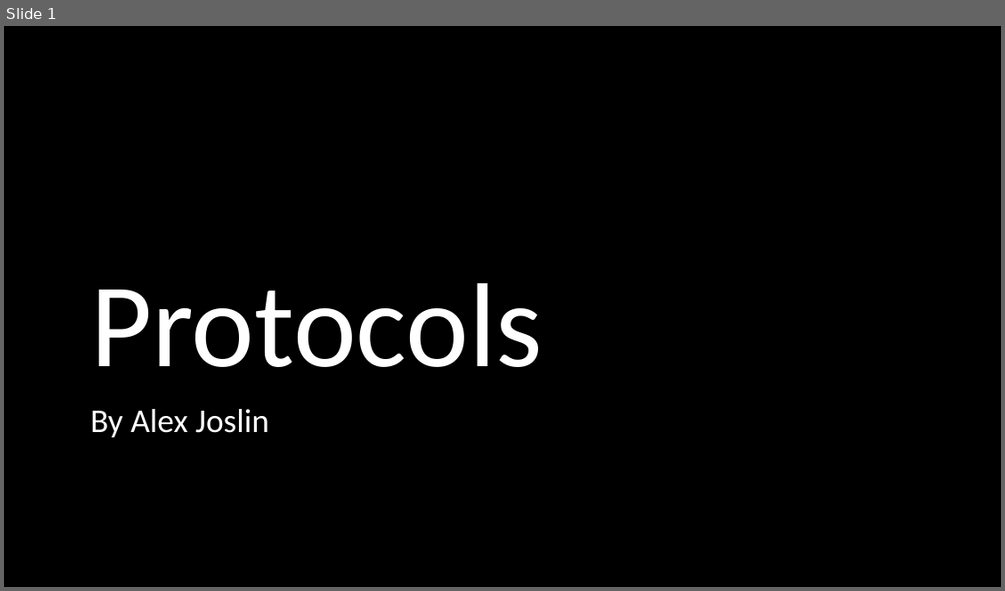
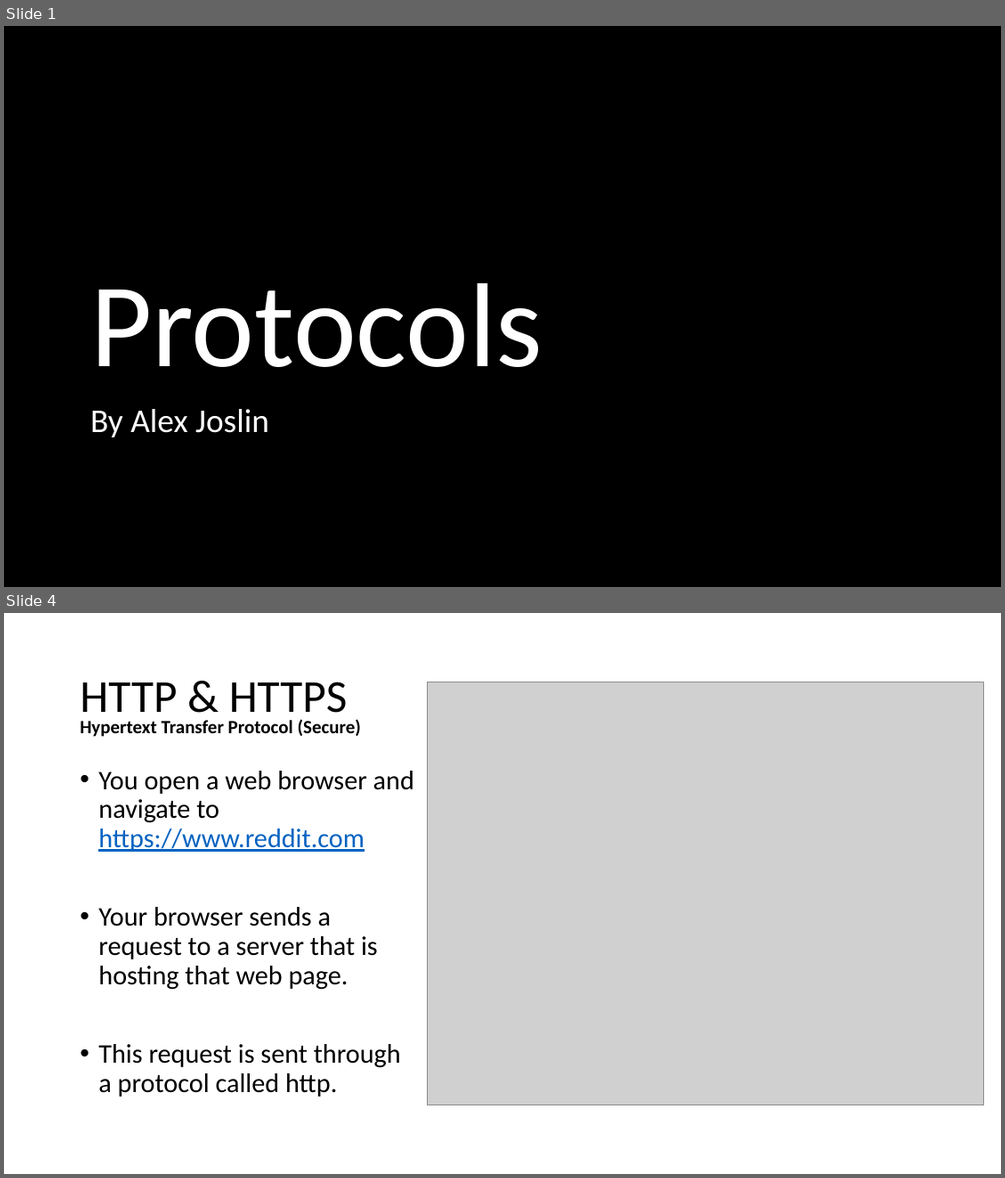
Before and after one commit to echoaj/TCS_PowerPoints, a slide deck: PowerPoints/Protocols.pptx. Shown one above the other, each under a label of ours: slide 1 before the commit, slides 1 and 4 after it; the slides between them are not shown. The pictures are 1005x591 and 1005x1178 pixels, drawn with LibreOffice and Linux fonts; fonts in the diff are those of the drawing; grey boxes stand for pictures; background and template pictures are left out. Boxes give left, top, right and bottom in pixels: in the first picture for what was removed or moved away, otherwise in the second. Text is boxed around its words. In the diff, an @@ line names an element or a change of style, - is before the commit and + after.

Commit message:
Added to protocols ppt

```diff
--- a/PowerPoints/Protocols.pptx
+++ b/PowerPoints/Protocols.pptx
@@ slide 4 added at [4,613,1001,1174], background #FFFFFF @@
@@ title added at [80,682,348,722], 44 pt, text #000000 @@
+HTTP & HTTPS
@@ picture added at [428,682,984,1104] @@
@@ text added at [80,719,361,737], 18 pt, text #000000, bold @@
+Hypertext Transfer Protocol (Secure)
@@ text added at [98,771,414,1096], 25.9 pt, text #000000 @@
+• You open a web browser and navigate to https://www.reddit.com
+• Your browser sends a request to a server that is hosting that web page.
+• This request is sent through a protocol called http.
```
Also in this commit, not shown: 1 slide changed, 2 other slides added, 3 other files.
